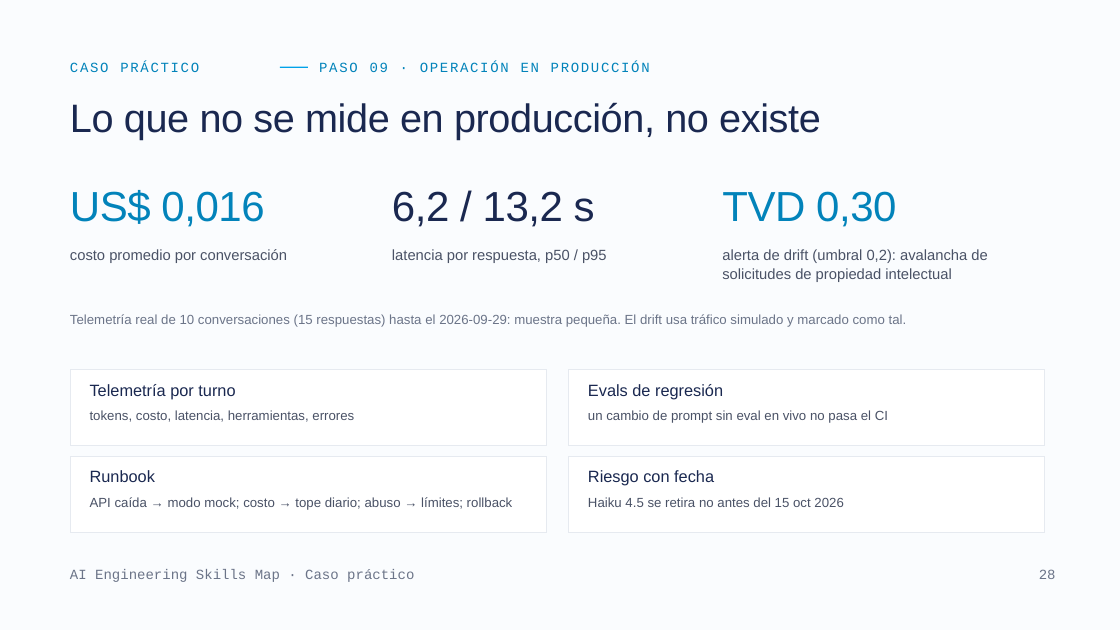
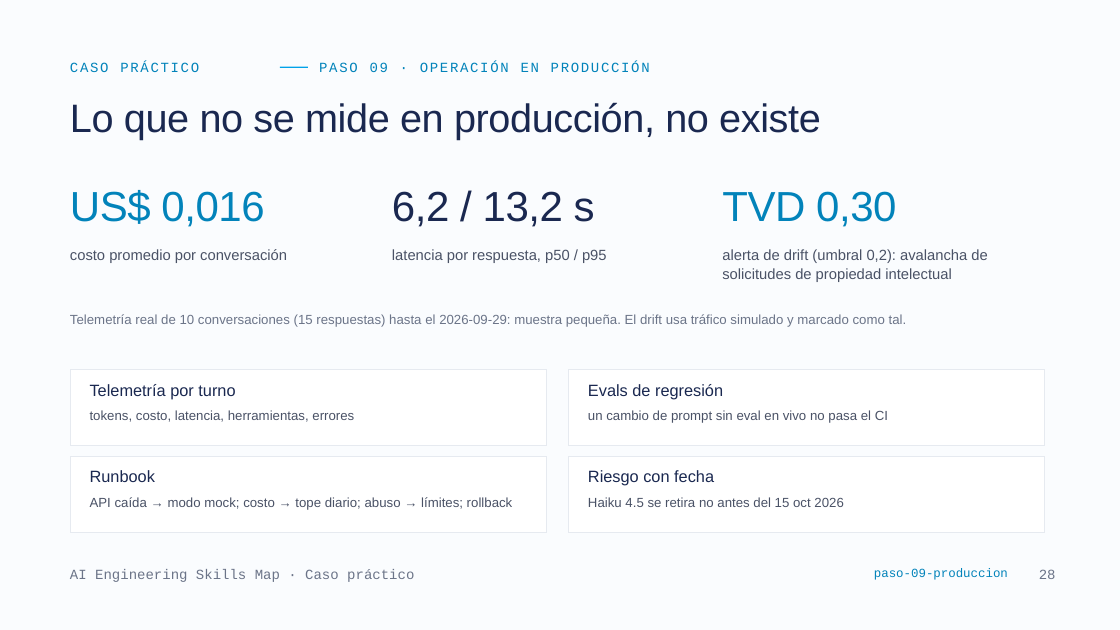
Before and after one commit to FutureTales/ai-engineering-demo, a slide deck: slide 28 of presentacion/AI_Engineering_Skills_Caso_Practico.pptx. Drawn at 1120x630 pixels with LibreOffice and Linux fonts; fonts in the diff are those of the drawing. Boxes give left, top, right and bottom in pixels: in the first picture for what was removed or moved away, otherwise in the second. Text is boxed around its words. In the diff, an @@ line names an element or a change of style, - is before the commit and + after.

```diff
--- a/presentacion/AI_Engineering_Skills_Caso_Practico.pptx
+++ b/presentacion/AI_Engineering_Skills_Caso_Practico.pptx
@@ text added at (874,568,1008,580), 16 pt, text #0283BA @@
+paso-09-produccion
```
Also in this commit, not shown: 8 other slides changed, 17 other files.
